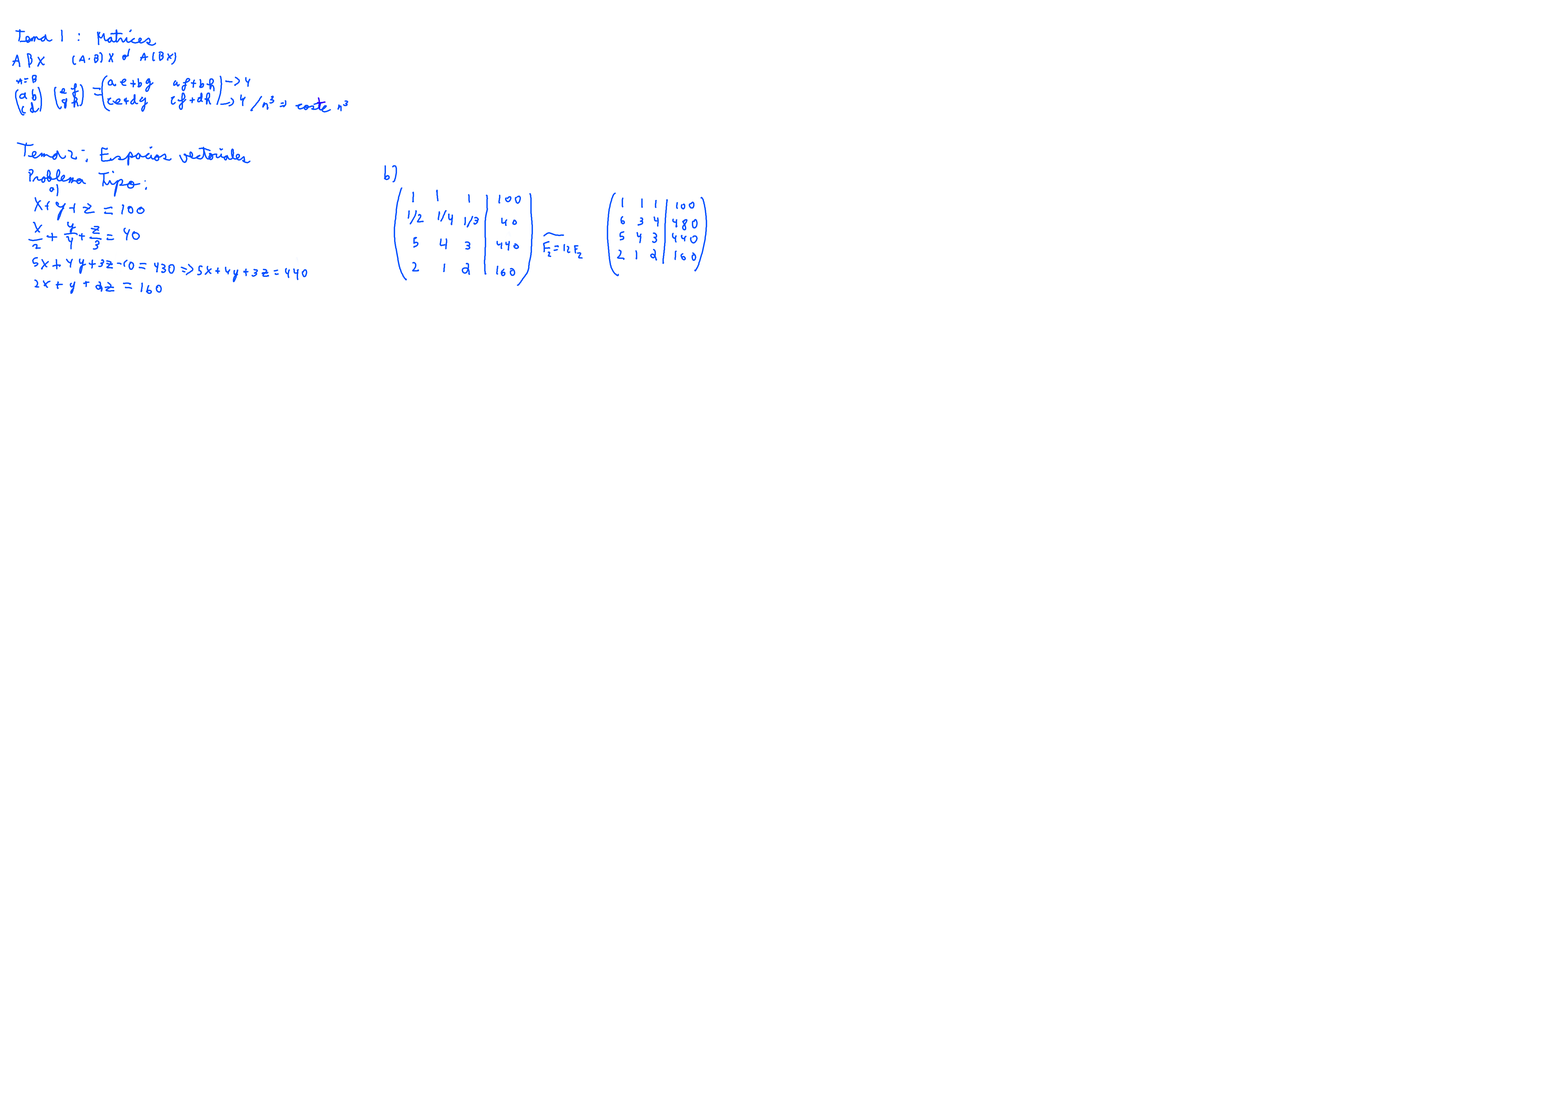
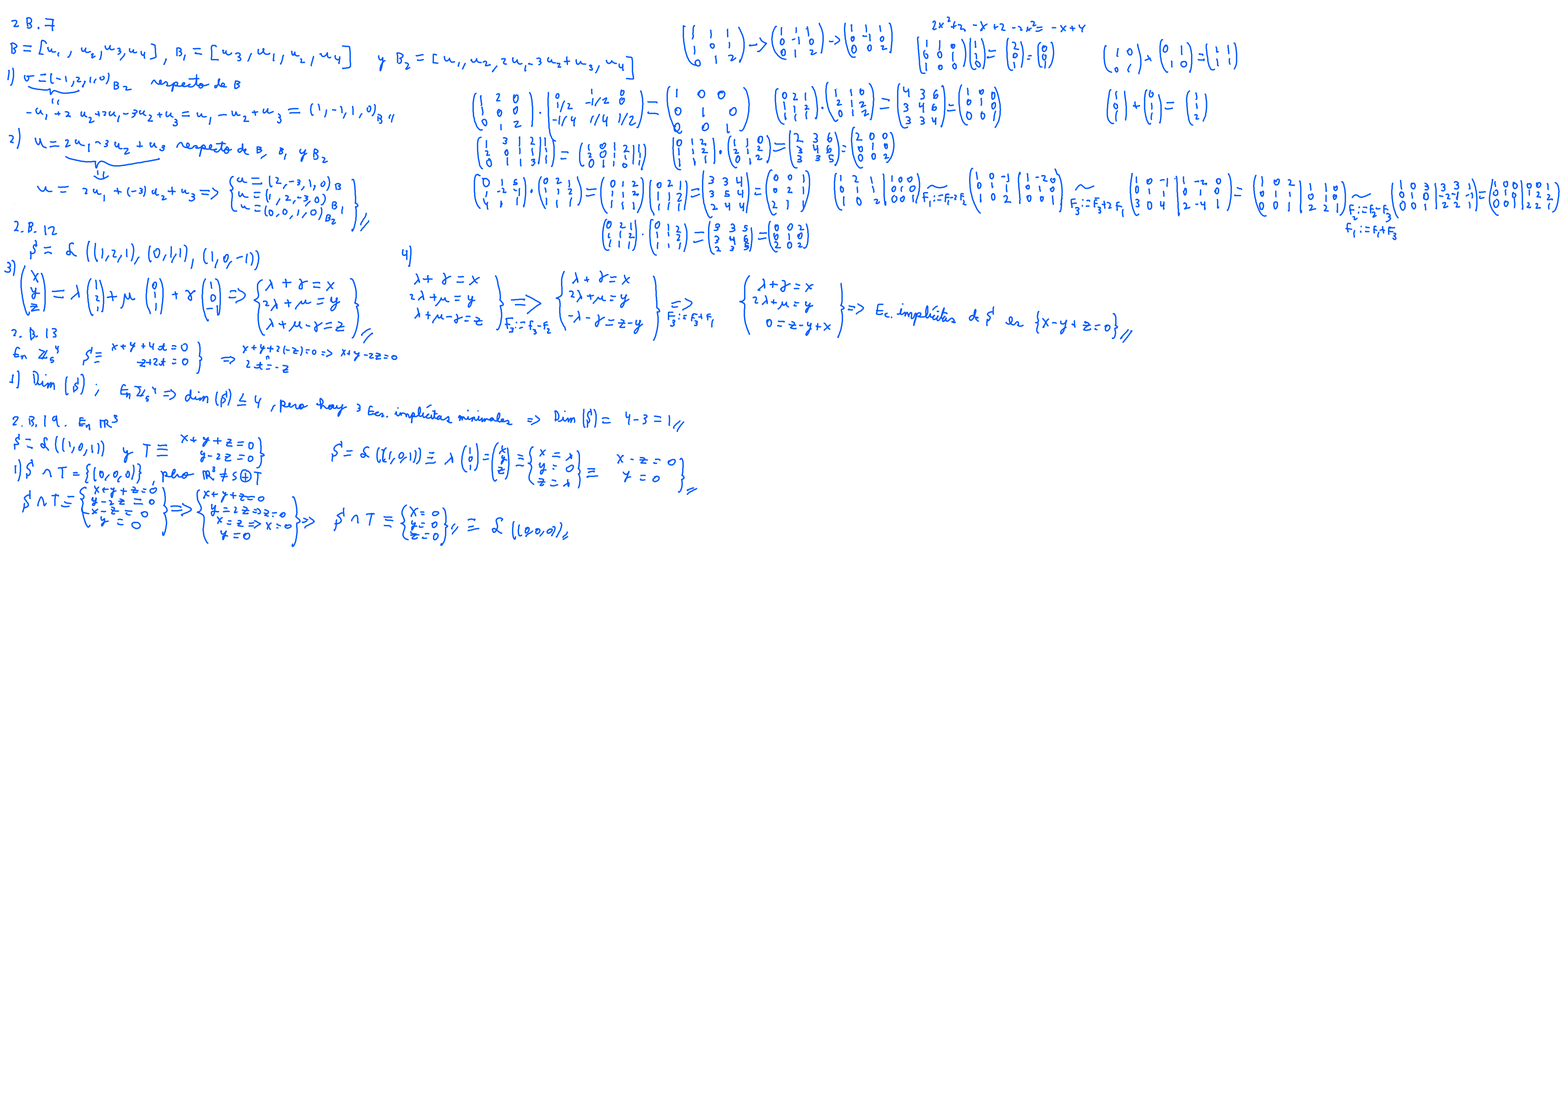
Comparing the layer stacks of the two 1568 × 1109 images. Changes:
hid "Layer 1", painted on it over (x1=4, y1=16, x2=1560, y2=548)
added layer "Paint Layer 2" over (x1=4, y1=16, x2=1560, y2=548)